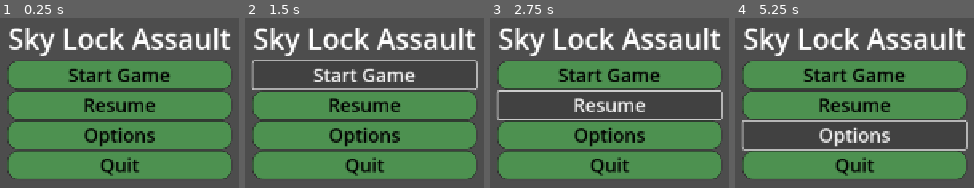
Above: before the commit, frames 1-4 (left to right).
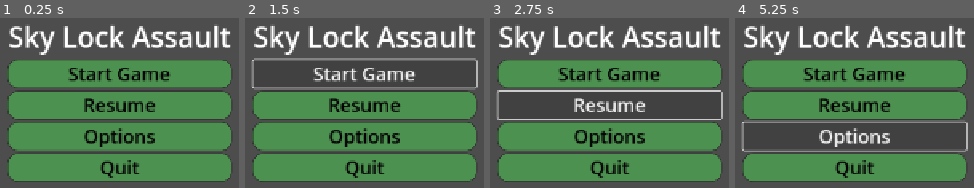
Above: after the commit, the same moments.

Repository: ikostan/SkyLockAssault
Game: Godot game, scene res://scenes/main_menu.tscn
Same seed, same stepped clock (60 frames per second), same inputs: the game is played once before the commit and once after it.
Inputs:
- Up to frame 1 (0.25 s): no input
- Up to frame 2 (1.5 s): click "Start Game" at 0.5 s; click "Start Game" at 1.25 s
- Up to frame 3 (2.75 s): click "Resume" at 2 s
- Up to frame 4 (5.25 s): click "Resume" at 2.75 s; click "Start Game" at 3.5 s; click "Resume" at 4.25 s; click "Options" at 5 s

The runs differ from the first frame. In frame 1, 15% of the frame differs, in the area x 2-97%, y 3-97%; in frame 2, 17%, in the area x 2-98%, y 3-97%; in frame 3, 15%; in frame 4, 16%.

Commit message:
Update main_menu.tscn

Diff:
--- a/scenes/main_menu.tscn
+++ b/scenes/main_menu.tscn
@@ -59,9 +59,11 @@
 
 [node name="VBoxContainer" type="VBoxContainer" parent="CenterContainer"]
 layout_mode = 2
+theme_override_constants/separation = 6
 
 [node name="Label" type="Label" parent="CenterContainer/VBoxContainer"]
 layout_mode = 2
+size_flags_vertical = 3
 theme_override_font_sizes/font_size = 45
 text = "Sky Lock Assault"
 horizontal_alignment = 1
@@ -69,6 +71,7 @@
 
 [node name="StartButton" type="Button" parent="CenterContainer/VBoxContainer"]
 layout_mode = 2
+size_flags_vertical = 3
 theme_override_colors/font_color = Color(0, 0, 0, 1)
 theme_override_font_sizes/font_size = 30
 theme_override_styles/normal = SubResource("StyleBoxFlat_l6cm7")
@@ -76,6 +79,7 @@
 
 [node name="ResumeButton" type="Button" parent="CenterContainer/VBoxContainer"]
 layout_mode = 2
+size_flags_vertical = 3
 theme_override_colors/font_color = Color(0, 0, 0, 1)
 theme_override_font_sizes/font_size = 30
 theme_override_styles/normal = SubResource("StyleBoxFlat_ekxnf")
@@ -83,6 +87,7 @@
 
 [node name="OptionsButton" type="Button" parent="CenterContainer/VBoxContainer"]
 layout_mode = 2
+size_flags_vertical = 3
 theme_override_colors/font_color = Color(0, 0, 0, 1)
 theme_override_font_sizes/font_size = 30
 theme_override_styles/normal = SubResource("StyleBoxFlat_bqqt6")
@@ -90,6 +95,7 @@
 
 [node name="QuitButton" type="Button" parent="CenterContainer/VBoxContainer"]
 layout_mode = 2
+size_flags_vertical = 3
 theme_override_colors/font_color = Color(0, 0, 0, 1)
 theme_override_font_sizes/font_size = 30
 theme_override_styles/normal = SubResource("StyleBoxFlat_wu84c")
